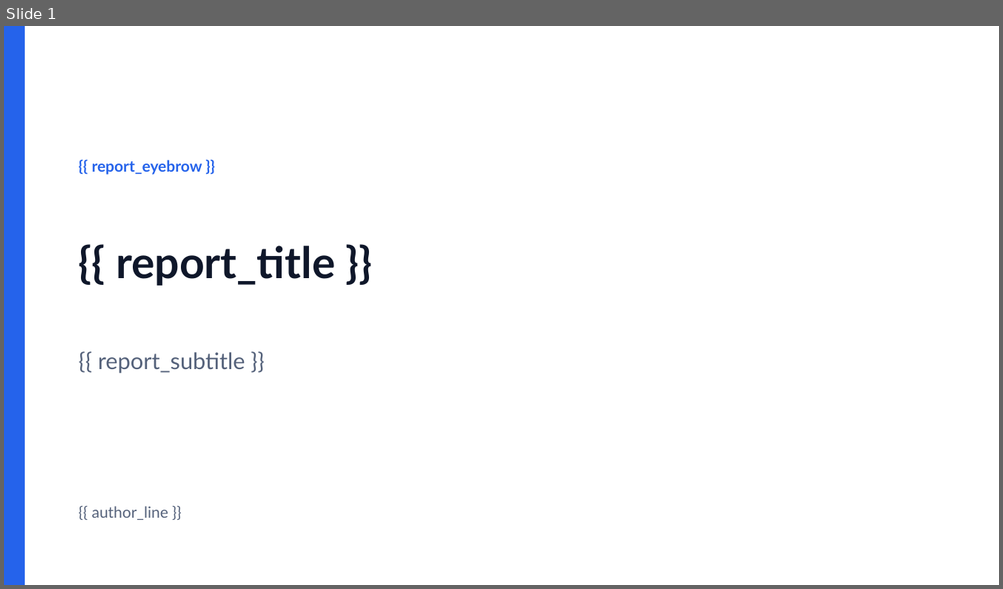
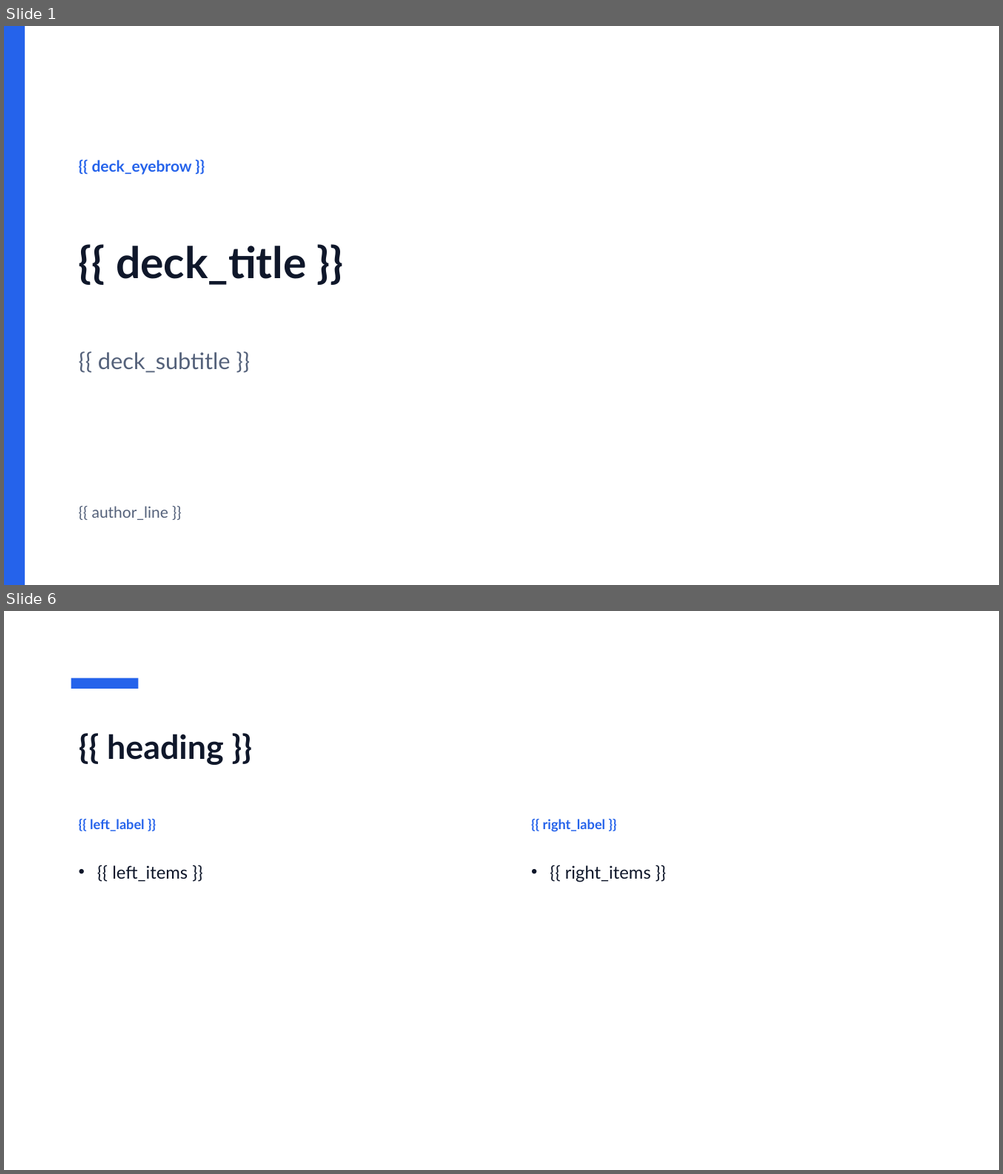
Before and after one commit to DolfusNegunda/doc_skills, a slide deck: building-document-templates/registry/_builtin/exec_update/template.pptx. Shown one above the other, each under a label of ours: slide 1 before the commit, slides 1 and 6 after it; the slides between them are not shown. The pictures are 1003x589 and 1003x1174 pixels, drawn with LibreOffice and Linux fonts; fonts in the diff are those of the drawing. Boxes give left, top, right and bottom in pixels: in the first picture for what was removed or moved away, otherwise in the second. Text is boxed around its words. In the diff, an @@ line names an element or a change of style, - is before the commit and + after.

```diff
--- a/building-document-templates/registry/_builtin/exec_update/template.pptx
+++ b/building-document-templates/registry/_builtin/exec_update/template.pptx
@@ slide 6 added at (4,611,999,1170), background #FFFFFF @@
@@ rectangle added at (71,678,138,689), fill #2563EB @@
@@ title added at (107,734,224,765), 32 pt, text #0F172A, bold @@
+{{ heading }}
@@ text added at (90,819,145,832), 13 pt, text #2563EB, bold @@
+{{ left_label }}
@@ text added at (543,819,606,832), 13 pt, text #2563EB, bold @@
+{{ right_label }}
@@ text added at (112,866,188,882), 17 pt, text #0F172A @@
+• {{ left_items }}
@@ text added at (565,866,651,883), 17 pt, text #0F172A @@
+• {{ right_items }}
@@ slide 1 changed as well @@
@@ text at (92,160,192,175): text changed @@
-{{ report_eyebrow }}
+{{ deck_eyebrow }}
@@ title at (116,246,307,285): text changed @@
-{{ report_title }}
+{{ deck_title }}
@@ text at (98,352,230,373): text changed @@
-{{ report_subtitle }}
+{{ deck_subtitle }}
```
Also in this commit, not shown: 3 other slides changed, 9 other slides added, 3 slides removed, 13 other files.
